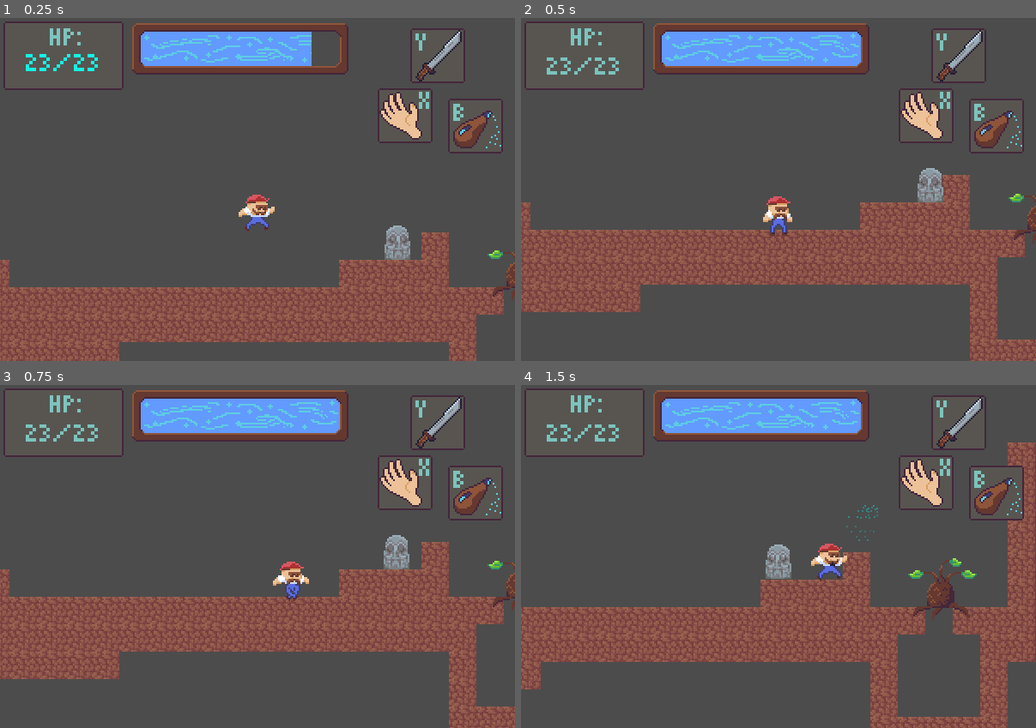
Above: before the commit, frames 1-4 (two rows, left to right).
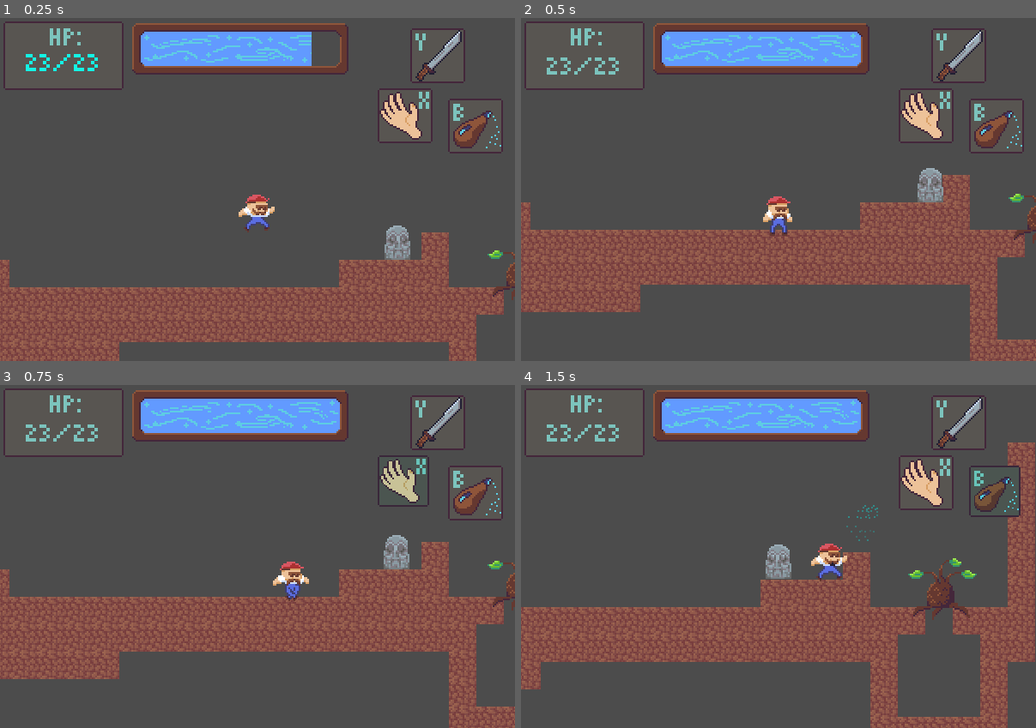
Above: after the commit, the same moments.

Repository: garrettwidner/godot_project_2
Game: Godot game, scene res://stages/world.tscn
Same seed, same stepped clock (60 frames per second), same inputs: the game is played once before the commit and once after it.
Inputs:
- Up to frame 1 (0.25 s): no input
- Up to frame 2 (0.5 s): no input
- Up to frame 3 (0.75 s): tap Enter at 0.5 s; hold D (move_right) from 0.53 s (still down); tap J (hand) at 0.6 s
- Up to frame 4 (1.5 s): keep holding D (move_right); tap Space (jump) at 0.77 s; tap L (bless) at 1.35 s

Frames 1-2 are identical in both runs. In frame 3, 0.9% of the frame differs, in the area x 73-84%, y 20-37%; in frame 4, 0.7%.

Commit message:
Added hand animations and worked on hand trigger code

Diff:
--- /dev/null
+++ b/scenes/Comfortable_Test.tscn
@@ -0,0 +1,20 @@
+[gd_scene load_steps=3 format=2]
+
+[ext_resource path="res://scripts/Comfortable_Test.gd" type="Script" id=1]
+
+[sub_resource type="RectangleShape2D" id=1]
+
+custom_solver_bias = 0.0
+extents = Vector2( 10, 10 )
+
+[node name="Comfortable_Test" type="KinematicBody2D" index="0"]
+
+input_pickable = false
+collision_layer = 1
+collision_mask = 1
+collision/safe_margin = 0.08
+script = ExtResource( 1 )
+
+[node name="CollisionShape2D" type="CollisionShape2D" parent="." index="0"]
+
+shape = SubResource( 1 )
--- a/scenes/Player.tscn
+++ b/scenes/Player.tscn
@@ -1,10 +1,11 @@
-[gd_scene load_steps=17 format=2]
+[gd_scene load_steps=22 format=2]
 
 [ext_resource path="res://scripts/player.gd" type="Script" id=1]
 [ext_resource path="res://sprites/stanley.png" type="Texture" id=2]
 [ext_resource path="res://scripts/health.gd" type="Script" id=3]
 [ext_resource path="res://sprites/machete_swipe.png" type="Texture" id=4]
 [ext_resource path="res://sprites/RockBackGround.png" type="Texture" id=5]
+[ext_resource path="res://sprites/hand.png" type="Texture" id=6]
 
 [sub_resource type="RectangleShape2D" id=1]
 
@@ -275,6 +276,140 @@
 
 custom_solver_bias = 0.0
 points = PoolVector2Array( 0, -17, 17, -4, 17, 4, 0, 10 )
+
+[sub_resource type="RectangleShape2D" id=12]
+
+custom_solver_bias = 0.0
+extents = Vector2( 5, 7 )
+
+[sub_resource type="Animation" id=14]
+
+resource_name = "Block"
+length = 0.3
+loop = false
+step = 0.07
+tracks/0/type = "value"
+tracks/0/path = NodePath("Sprite:visible")
+tracks/0/interp = 1
+tracks/0/loop_wrap = true
+tracks/0/imported = false
+tracks/0/enabled = true
+tracks/0/keys = {
+"times": PoolRealArray( 0, 0.35 ),
+"transitions": PoolRealArray( 1, 1 ),
+"update": 1,
+"values": [ true, false ]
+}
+tracks/1/type = "value"
+tracks/1/path = NodePath("Sprite:position")
+tracks/1/interp = 1
+tracks/1/loop_wrap = true
+tracks/1/imported = false
+tracks/1/enabled = true
+tracks/1/keys = {
+"times": PoolRealArray( 0, 0.21 ),
+"transitions": PoolRealArray( 1, 1 ),
+"update": 0,
+"values": [ Vector2( 17.6713, 3.31337 ), Vector2( -3.31338, -25.0869 ) ]
+}
+tracks/2/type = "value"
+tracks/2/path = NodePath("Sprite:region_rect")
+tracks/2/interp = 1
+tracks/2/loop_wrap = true
+tracks/2/imported = false
+tracks/2/enabled = true
+tracks/2/keys = {
+"times": PoolRealArray( 0, 0.07, 0.14, 0.21 ),
+"transitions": PoolRealArray( 1, 1, 1, 1 ),
+"update": 1,
+"values": [ Rect2( 0, 0, 32, 32 ), Rect2( 32, 0, 32, 32 ), Rect2( 64, 0, 32, 32 ), Rect2( 96, 0, 32, 32 ) ]
+}
+
+[sub_resource type="Animation" id=15]
+
+resource_name = "Grace"
+length = 1.0
+loop = false
+step = 0.1
+tracks/0/type = "value"
+tracks/0/path = NodePath("Sprite:visible")
+tracks/0/interp = 1
+tracks/0/loop_wrap = true
+tracks/0/imported = false
+tracks/0/enabled = true
+tracks/0/keys = {
+"times": PoolRealArray( 0, 0.6 ),
+"transitions": PoolRealArray( 1, 1 ),
+"update": 1,
+"values": [ true, false ]
+}
+tracks/1/type = "value"
+tracks/1/path = NodePath("Sprite:position")
+tracks/1/interp = 1
+tracks/1/loop_wrap = true
+tracks/1/imported = false
+tracks/1/enabled = true
+tracks/1/keys = {
+"times": PoolRealArray( 0, 0.4 ),
+"transitions": PoolRealArray( 1, 1 ),
+"update": 0,
+"values": [ Vector2( -6.1534, -22.878 ), Vector2( 4.10226, -22.878 ) ]
+}
+tracks/2/type = "value"
+tracks/2/path = NodePath("Sprite:region_rect")
+tracks/2/interp = 1
+tracks/2/loop_wrap = true
+tracks/2/imported = false
+tracks/2/enabled = true
+tracks/2/keys = {
+"times": PoolRealArray( 0, 0.1, 0.2, 0.3 ),
+"transitions": PoolRealArray( 1, 1, 1, 1 ),
+"update": 1,
+"values": [ Rect2( 96, 32, 32, 32 ), Rect2( 64, 32, 32, 32 ), Rect2( 32, 32, 32, 32 ), Rect2( 0, 32, 32, 32 ) ]
+}
+
+[sub_resource type="Animation" id=13]
+
+resource_name = "Grip"
+length = 1.0
+loop = false
+step = 0.09
+tracks/0/type = "value"
+tracks/0/path = NodePath("Sprite:region_rect")
+tracks/0/interp = 1
+tracks/0/loop_wrap = true
+tracks/0/imported = false
+tracks/0/enabled = true
+tracks/0/keys = {
+"times": PoolRealArray( 0, 0.09, 0.18, 0.27 ),
+"transitions": PoolRealArray( 1, 1, 1, 1 ),
+"update": 1,
+"values": [ Rect2( 0, 64, 32, 32 ), Rect2( 32, 64, 32, 32 ), Rect2( 96, 64, 32, 32 ), Rect2( 0, 96, 32, 32 ) ]
+}
+tracks/1/type = "value"
+tracks/1/path = NodePath("Sprite:position")
+tracks/1/interp = 1
+tracks/1/loop_wrap = true
+tracks/1/imported = false
+tracks/1/enabled = true
+tracks/1/keys = {
+"times": PoolRealArray( 0, 0.27 ),
+"transitions": PoolRealArray( 1, 1 ),
+"update": 0,
+"values": [ Vector2( -14.9891, -18.3024 ), Vector2( 11.9912, -18.3024 ) ]
+}
+tracks/2/type = "value"
+tracks/2/path = NodePath("Sprite:visible")
+tracks/2/interp = 1
+tracks/2/loop_wrap = true
+tracks/2/imported = false
+tracks/2/enabled = true
+tracks/2/keys = {
+"times": PoolRealArray( 0, 0.45 ),
+"transitions": PoolRealArray( 1, 1 ),
+"update": 1,
+"values": [ true, false ]
+}
 
 [node name="Player" type="KinematicBody2D" index="0"]
 
@@ -388,4 +523,50 @@
 position = Vector2( 93.5014, 12.6178 )
 texture = ExtResource( 5 )
 
+[node name="HandCheck" type="Position2D" parent="." index="7"]
+
+[node name="Sprite" type="Sprite" parent="HandCheck" index="0"]
+
+visible = false
+position = Vector2( 11.9912, -18.3024 )
+texture = ExtResource( 6 )
+region_enabled = true
+region_rect = Rect2( 0, 96, 32, 32 )
+_sections_unfolded = [ "Region", "Transform", "Visibility" ]
+
+[node name="Hand_Area" type="Area2D" parent="HandCheck" index="1"]
+
+input_pickable = true
+gravity_vec = Vector2( 0, 1 )
+gravity = 98.0
+linear_damp = 0.1
+angular_damp = 1.0
+collision_layer = 21
+audio_bus_override = false
+audio_bus_name = "Master"
+_sections_unfolded = [ "Collision" ]
+
+[node name="CollisionShape2D" type="CollisionShape2D" parent="HandCheck/Hand_Area" index="0"]
+
+position = Vector2( 12.4657, -0.899586 )
+shape = SubResource( 12 )
+
+[node name="Direction_Tester2" type="Sprite" parent="HandCheck/Hand_Area" index="1"]
+
+visible = false
+position = Vector2( 93.5014, 12.6178 )
+texture = ExtResource( 5 )
+
+[node name="AnimationPlayer" type="AnimationPlayer" parent="HandCheck" index="2"]
+
+root_node = NodePath("..")
+autoplay = ""
+playback_process_mode = 1
+playback_default_blend_time = 0.0
+playback_speed = 1.0
+anims/Block = SubResource( 14 )
+anims/Grace = SubResource( 15 )
+anims/Grip = SubResource( 13 )
+blend_times = [  ]
+
 [connection signal="body_entered" from="Machete/Machete_Area" to="." method="_on_Machete_Area_body_entered"]
--- a/scenes/Sprunkle.tscn
+++ b/scenes/Sprunkle.tscn
@@ -119,7 +119,6 @@
 
 [node name="CollisionShape2D" type="CollisionShape2D" parent="Body/SprunkleCore" index="0"]
 
-visible = false
 position = Vector2( 0.0183067, -8.99442 )
 shape = SubResource( 1 )
 
--- a/scenes/Stone_Head.tscn
+++ b/scenes/Stone_Head.tscn
@@ -27,16 +27,15 @@
 "values": [ Rect2( 0, 32, 32, 32 ), Rect2( 32, 32, 32, 32 ), Rect2( 64, 32, 32, 32 ), Rect2( 96, 32, 32, 32 ), Rect2( 0, 64, 32, 32 ), Rect2( 32, 64, 32, 32 ) ]
 }
 
-[sub_resource type="Animation" id=4]
+[sub_resource type="Animation" id=3]
 
 resource_name = "flash"
 length = 1.0
 loop = false
 step = 0.1
 
-[sub_resource type="Animation" id=3]
+[sub_resource type="Animation" id=4]
 
-resource_name = "idle"
 length = 4.0
 loop = true
 step = 0.1
@@ -53,7 +52,7 @@
 "values": [ Rect2( 0, 0, 32, 32 ), Rect2( 32, 0, 32, 32 ), Rect2( 64, 0, 32, 32 ), Rect2( 96, 0, 32, 32 ), Rect2( 64, 0, 32, 32 ), Rect2( 32, 0, 32, 32 ), Rect2( 0, 0, 32, 32 ) ]
 }
 
-[node name="Stone_Head" type="KinematicBody2D" index="0"]
+[node name="Stone_Head" type="KinematicBody2D"]
 
 input_pickable = false
 collision_layer = 4
@@ -83,8 +82,8 @@
 playback_default_blend_time = 0.0
 playback_speed = 1.0
 anims/die = SubResource( 2 )
-anims/flash = SubResource( 4 )
-anims/idle = SubResource( 3 )
+anims/flash = SubResource( 3 )
+anims/idle = SubResource( 4 )
 blend_times = [  ]
 
 [node name="RayCast2D" type="RayCast2D" parent="." index="3"]
--- /dev/null
+++ b/scenes/TextBox.tscn
@@ -0,0 +1,58 @@
+[gd_scene load_steps=4 format=2]
+
+[ext_resource path="res://sprites/Text_Box.png" type="Texture" id=1]
+[ext_resource path="res://fonts/8-BIT WONDER.TTF" type="DynamicFontData" id=2]
+
+[sub_resource type="DynamicFont" id=1]
+
+size = 6
+use_mipmaps = false
+use_filter = false
+font_data = ExtResource( 2 )
+_sections_unfolded = [ "Font", "Settings" ]
+
+[node name="TextBox" type="NinePatchRect"]
+
+anchor_left = 0.0
+anchor_top = 0.0
+anchor_right = 0.0
+anchor_bottom = 0.0
+margin_right = 115.0
+margin_bottom = 46.0
+rect_pivot_offset = Vector2( 0, 0 )
+rect_clip_content = false
+mouse_filter = 2
+mouse_default_cursor_shape = 0
+size_flags_horizontal = 1
+size_flags_vertical = 1
+texture = ExtResource( 1 )
+patch_margin_left = 16
+patch_margin_top = 16
+patch_margin_right = 16
+patch_margin_bottom = 16
+_sections_unfolded = [ "Axis Stretch", "Patch Margin" ]
+
+[node name="Label" type="Label" parent="." index="0"]
+
+anchor_left = 0.0
+anchor_top = 0.0
+anchor_right = 0.0
+anchor_bottom = 0.0
+margin_left = 4.0
+margin_top = 2.0
+margin_right = 111.0
+margin_bottom = 43.0
+rect_pivot_offset = Vector2( 0, 0 )
+rect_clip_content = false
+mouse_filter = 2
+mouse_default_cursor_shape = 0
+size_flags_horizontal = 1
+size_flags_vertical = 4
+custom_fonts/font = SubResource( 1 )
+text = "Hambow Maroni Haloumi Copougn"
+autowrap = true
+clip_text = true
+percent_visible = 1.0
+lines_skipped = 0
+max_lines_visible = -1
+_sections_unfolded = [ "custom_fonts" ]
--- /dev/null
+++ b/scripts/Comfortable_Test.gd
@@ -0,0 +1,4 @@
+extends KinematicBody2D
+
+func _ready():
+	add_to_group(game.GROUP_COMFORTABLE)
--- a/scripts/game.gd
+++ b/scripts/game.gd
@@ -3,6 +3,13 @@
 const GROUP_ENEMIES = "enemies"
 const GROUP_PLAYER = "player"
 
+#hand actions
+const GROUP_BLOCKABLE = "blockable"
+const GROUP_GRIPPABLE = "grippable"
+const GROUP_PULLABLE = "pullable"
+const GROUP_COMFORTABLE = "comfortable"
+
+
 func _ready():
 
 	pass
--- a/scripts/player.gd
+++ b/scripts/player.gd
@@ -17,6 +17,7 @@
 var velocity = Vector2()
 var is_grounded = true
 var is_attacking = false
+var is_handing = false
 
 var jump_count = 0
 var max_jumps = 2
@@ -24,6 +25,8 @@
 onready var machete_area = get_node("Machete/Machete_Area")
 onready var machete_sprite = get_node("Machete/Sprite")
 
+onready var hand_area = get_node("HandCheck/Hand_Area")
+onready var hand_sprite = get_node("HandCheck/Sprite")
 
 func _ready():
 	add_to_group(game.GROUP_PLAYER)
@@ -43,7 +46,7 @@
 
 	handle_blessing()
 	handle_swipe()
-
+	handle_hand()
 
 	check_flip(velocity)
 
@@ -145,6 +148,32 @@
 		else:
 			play_anim("air_swipe")
 
+func handle_hand():
+
+	# block > grip > pull > comfort
+
+	if Input.is_action_just_pressed("hand") and !is_handing:
+		#is_handing = true
+		var hand_objects_array = hand_area.get_overlapping_bodies()
+		#
+		for i in hand_objects_array:
+			if i.is_in_group(game.GROUP_BLOCKABLE):
+				#block
+				return
+		for i in hand_objects_array:
+			if i.is_in_group(game.GROUP_GRIPPABLE):
+				#grip
+				return
+		for i in hand_objects_array:
+			if i.is_in_group(game.GROUP_PULLABLE):
+				#grip to pull
+				return
+		for i in hand_objects_array:
+			if i.is_in_group(game.GROUP_COMFORTABLE):
+				#comfort
+				return
+
+
 func check_flip(velocity):
 	if is_facing_right and velocity.x < 0:
 		flip()
@@ -157,6 +186,8 @@
 	sprite.flip_h = !sprite.flip_h
 	machete_sprite.flip_h = !machete_sprite.flip_h
 	machete_area.scale *= -1
+	hand_sprite.flip_h = !hand_sprite.flip_h
+	hand_area.scale *= -1
 
 func play_anim(anim_name):
 	if anim_player.is_playing() and anim_player.current_animation == anim_name:
--- a/sprites/Backdrop.gd
+++ b/sprites/Backdrop.gd
@@ -3,7 +3,11 @@
 
 
 func _ready():
-	print(str(name) + " ready.")
-	var node = get_node("../../Interface")
-	if node:
-		print(node.name)
+	var node = get_parent().get_parent()
+	if node and node.name == "Interface":
+		node.connect("button_pressed", self, "_button_press")
+
+func _button_press(icon_name):
+
+	if icon_name == name:
+		$AnimationPlayer.play("press")
--- a/stages/world.tscn
+++ b/stages/world.tscn
@@ -6,7 +6,7 @@
 [ext_resource path="res://scenes/Sprunkle.tscn" type="PackedScene" id=4]
 [ext_resource path="res://scenes/Interface.tscn" type="PackedScene" id=5]
 
-[node name="world" type="Node" index="0"]
+[node name="world" type="Node"]
 
 [node name="TileMap" type="TileMap" parent="." index="0"]
 
@@ -58,21 +58,20 @@
 
 [node name="WaterIcon" parent="CanvasLayer/Interface/Icons" index="0"]
 
+editor/display_folded = true
 rect_pivot_offset = Vector2( 0, 0 )
-script = null
 
 [node name="SwordIcon" parent="CanvasLayer/Interface/Icons" index="1"]
 
 rect_pivot_offset = Vector2( 0, 0 )
-script = null
 
 [node name="HandIcon" parent="CanvasLayer/Interface/Icons" index="2"]
 
 rect_pivot_offset = Vector2( 0, 0 )
-script = null
 
 [connection signal="health_changed" from="Player/Health" to="CanvasLayer/Interface" method="_on_Health_health_changed"]
 
 
 [editable path="Player"]
 [editable path="CanvasLayer/Interface"]
+[editable path="CanvasLayer/Interface/Icons/WaterIcon"]
Binary file added: fonts/8-BIT WONDER.TTF
Binary file added: sprites/Text_Box.png
Not shown, added: sprites/Text_Box.png.import
